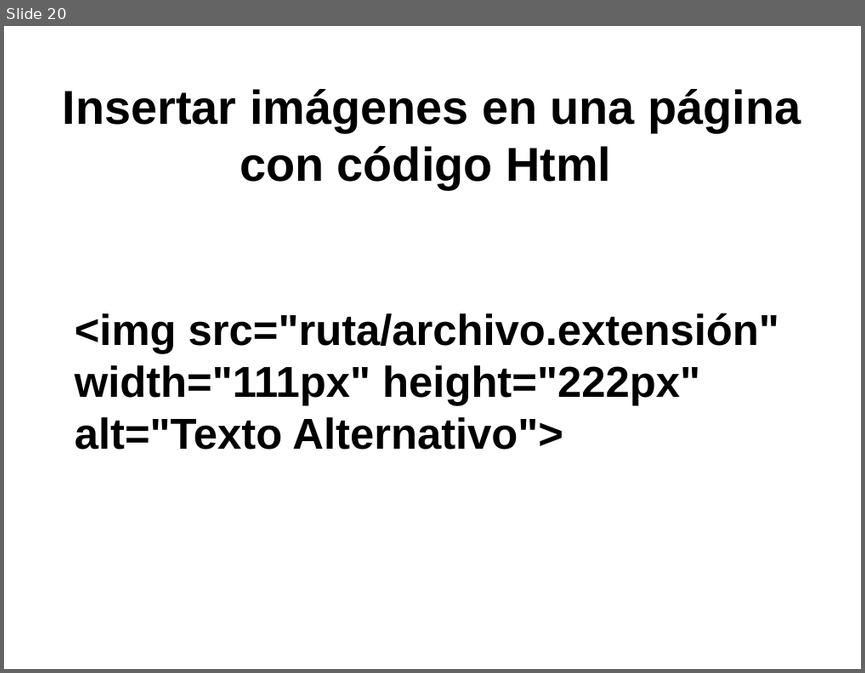
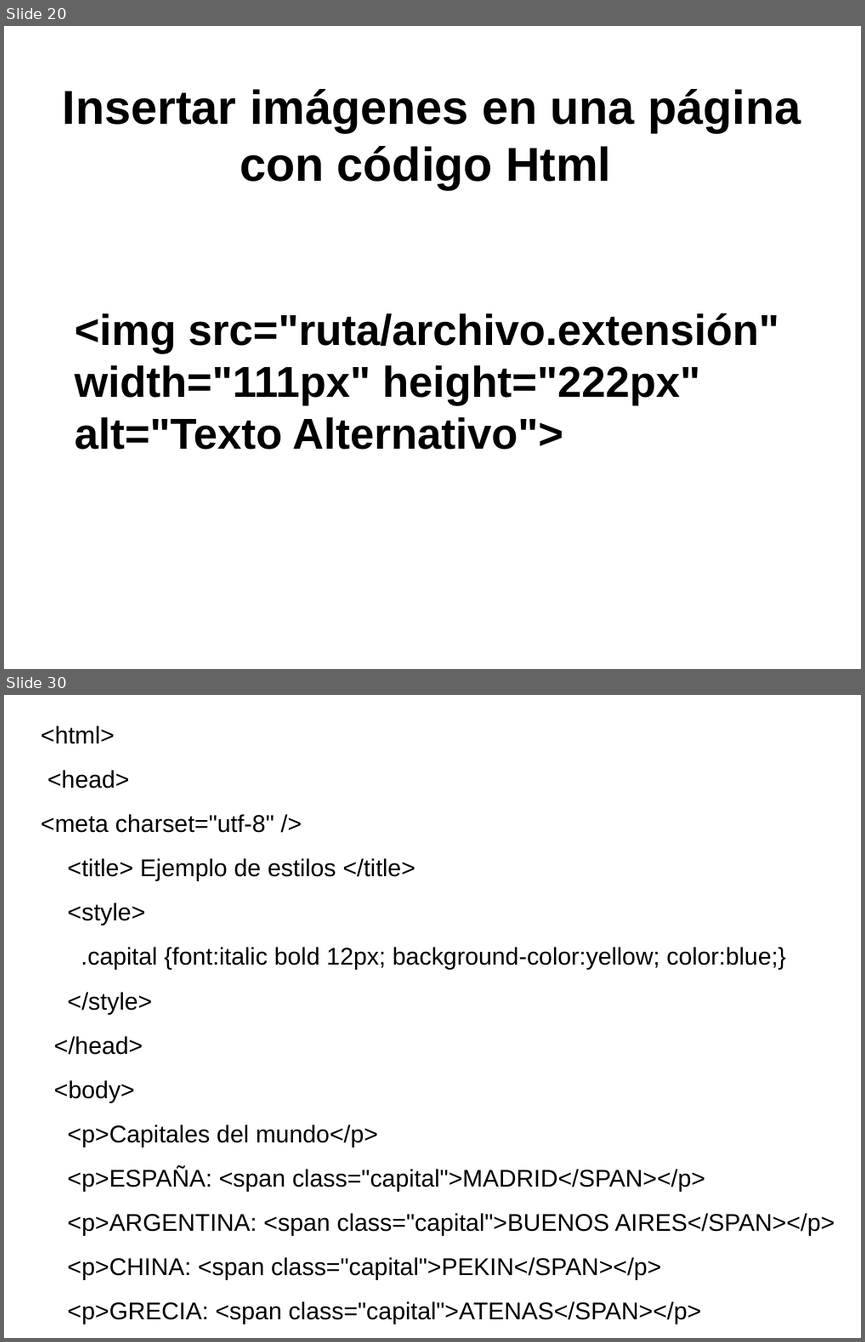
Before and after one commit to toblerone554/CampusInfantil2016, a slide deck: Veteranos/html/PresentaciónHTML.odp. Shown one above the other, each under a label of ours: slide 20 before the commit, slides 20 and 30 after it; the slides between them are not shown. The pictures are 865x673 and 865x1342 pixels, drawn with LibreOffice and Linux fonts; fonts in the diff are those of the drawing. Boxes give left, top, right and bottom in pixels: in the first picture for what was removed or moved away, otherwise in the second. Text is boxed around its words. In the diff, an @@ line names an element or a change of style, - is before the commit and + after.

```diff
--- a/Veteranos/html/PresentaciónHTML.odp
+++ b/Veteranos/html/PresentaciónHTML.odp
@@ slide 30 added at box(4, 695, 861, 1338), background #FFFFFF @@
@@ text added at box(41, 726, 835, 1324), 22.4 pt, text #000000 @@
+<html>
+<head>
+<meta charset="utf-8" />
+<title> Ejemplo de estilos </title>
+<style>
+.capital {font:italic bold 12px; background-color:yellow; color:blue;}
+</style>
+</head>
+<body>
+<p>Capitales del mundo</p>
+<p>ESPAÑA: <span class="capital">MADRID</SPAN></p>
+<p>ARGENTINA: <span class="capital">BUENOS AIRES</SPAN></p>
+<p>CHINA: <span class="capital">PEKIN</SPAN></p>
+<p>GRECIA: <span class="capital">ATENAS</SPAN></p>
+</body>
+</html>
```
Also in this commit, not shown: 9 other slides added, 1 slide removed, 8 other files.
